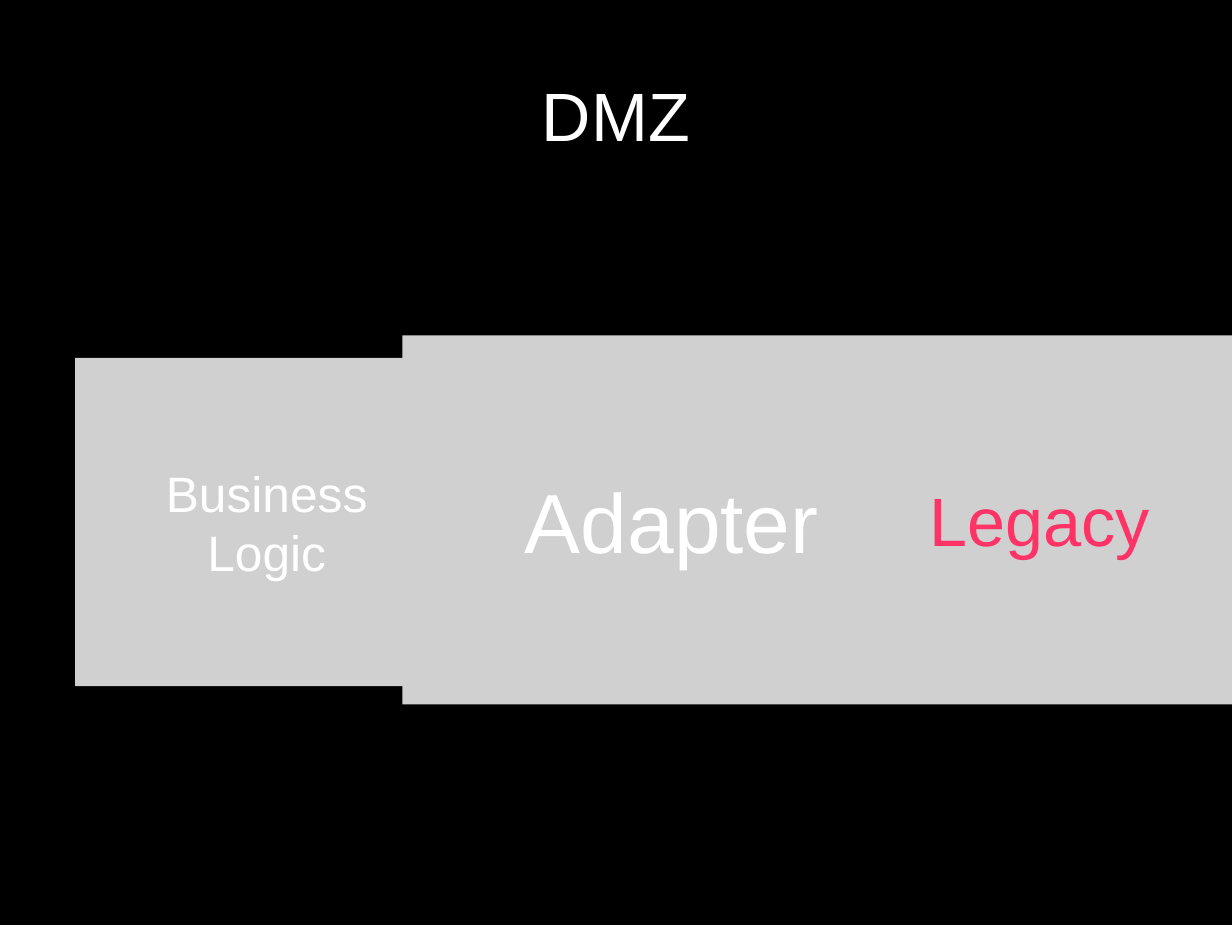
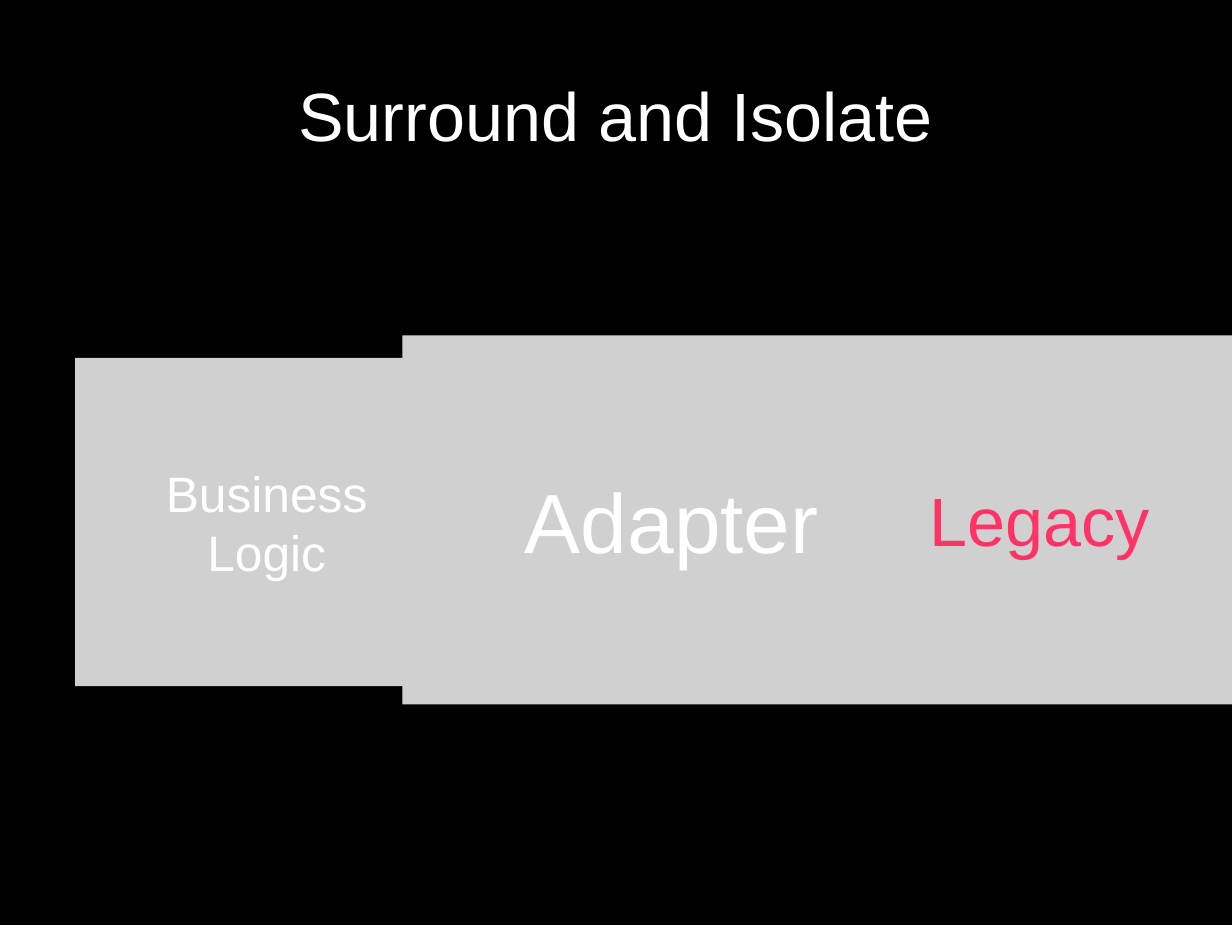
Before and after one commit to ChrisLynch42/presentations, a slide deck: slide 11 of codepalousa/legacy_code/coudepalousa.odp (slide 10 before the commit). Drawn at 1232x925 pixels with LibreOffice and Linux fonts; fonts in the diff are those of the drawing; grey boxes stand for pictures. Boxes give left, top, right and bottom in pixels: in the first picture for what was removed or moved away, otherwise in the second. Text is boxed around its words. In the diff, an @@ line names an element or a change of style, - is before the commit and + after.

```diff
--- a/codepalousa/legacy_code/coudepalousa.odp
+++ b/codepalousa/legacy_code/coudepalousa.odp
@@ title at bbox=[298, 91, 932, 142]: text changed @@
-DMZ
+Surround and Isolate
```
Also in this commit, not shown: 5 other slides changed, 4 slides added, 3 slides removed.
